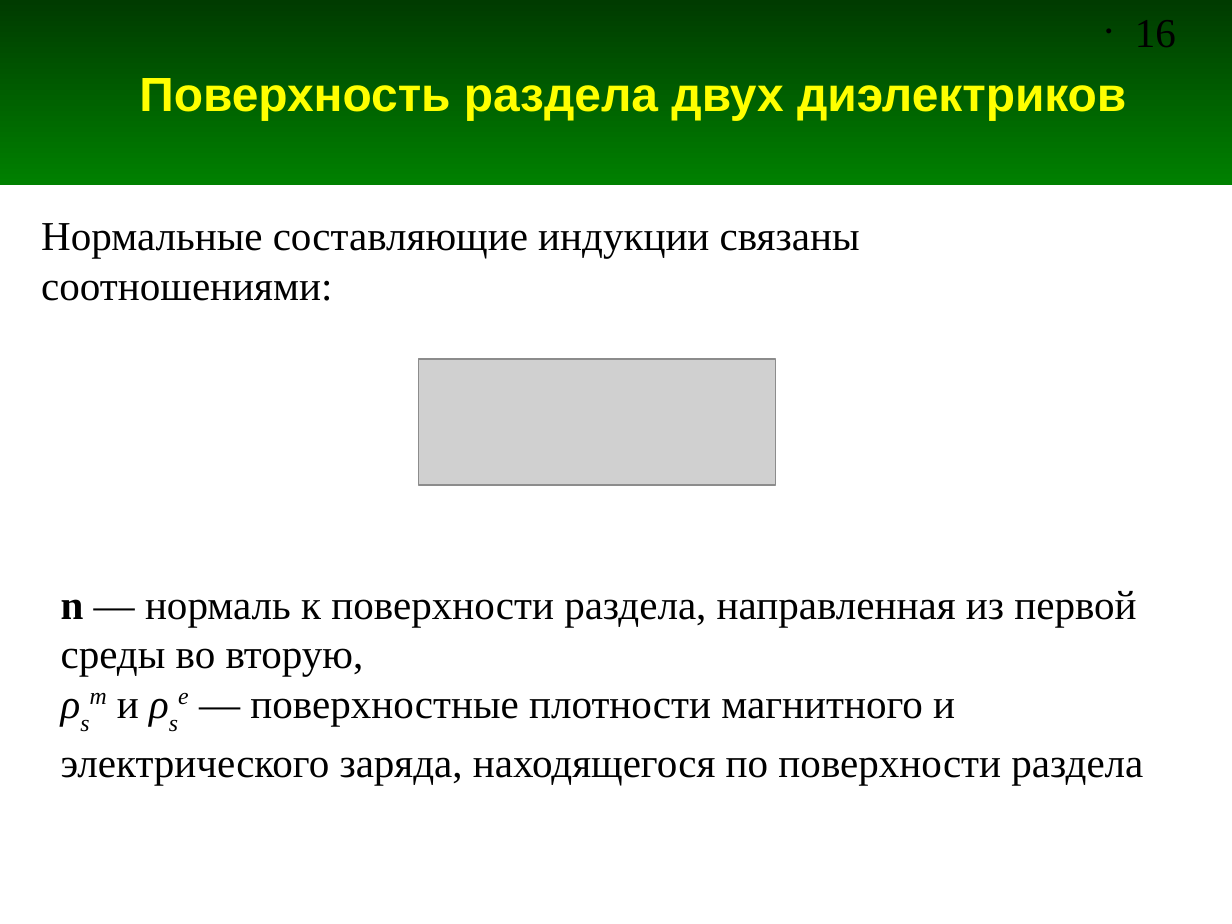
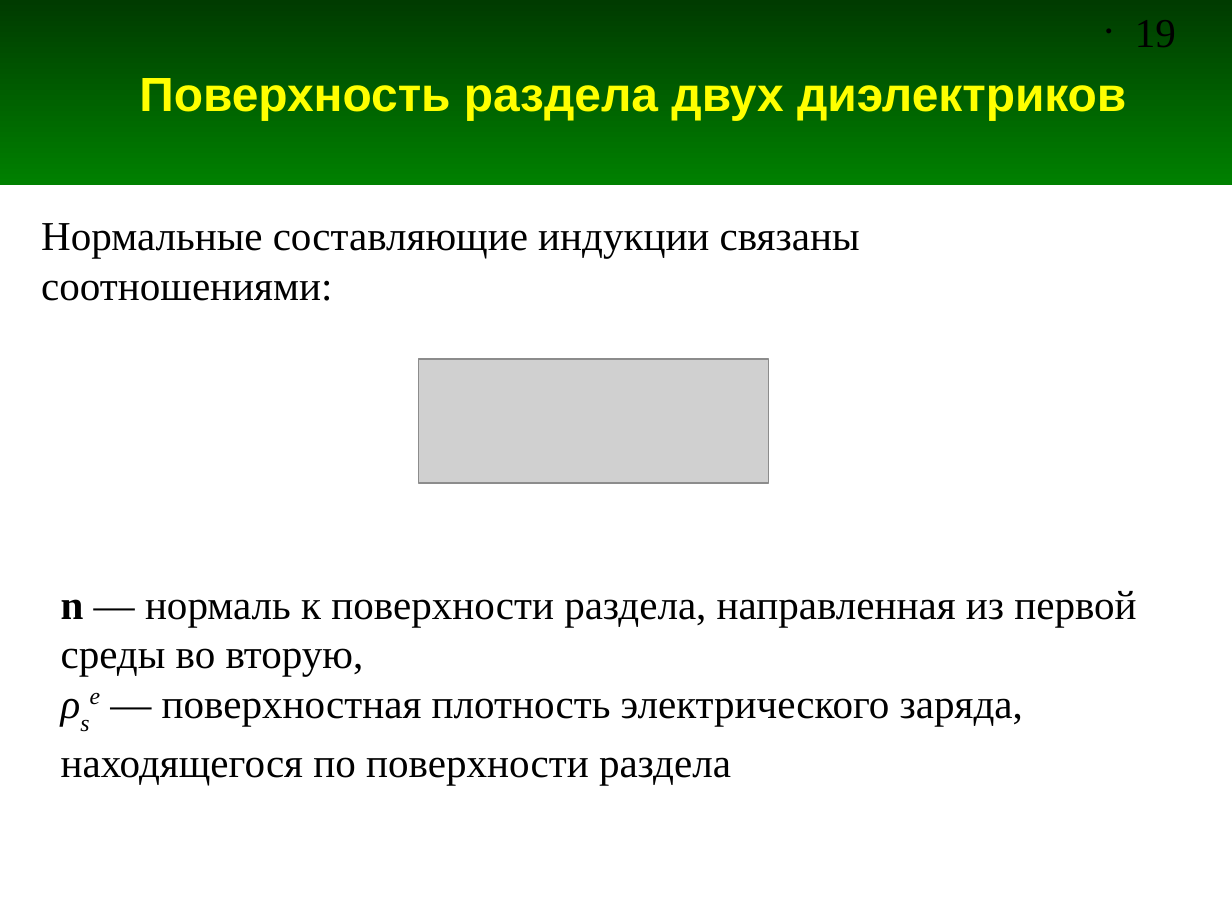
Before and after one commit to andris0147sv/modelling, a slide deck: slide 19 of presentations/1. Problem Statement.odp (slide 16 before the commit). Drawn at 1232x924 pixels with LibreOffice and Linux fonts; fonts in the diff are those of the drawing; grey boxes stand for pictures. Boxes give left, top, right and bottom in pixels: in the first picture for what was removed or moved away, otherwise in the second. Text is boxed around its words. In the diff, an @@ line names an element or a change of style, - is before the commit and + after.

```diff
--- a/presentations/1. Problem Statement.odp
+++ b/presentations/1. Problem Statement.odp
@@ page number at <box>1135,20,1176,47</box>: text changed @@
-• 16
+• 19
@@ picture: place and size @@
-picture at <box>419,359,776,484</box>
+picture at <box>419,359,769,483</box>
@@ text at <box>61,698,1023,785</box>: text changed @@
-ρsm и ρse — поверхностные плотности магнитного и электрического заряда, находящегося по поверхности раздела
+ρse — поверхностная плотность электрического заряда, находящегося по поверхности раздела
```
Also in this commit, not shown: 8 other slides changed, 3 slides added, 3 other files.
